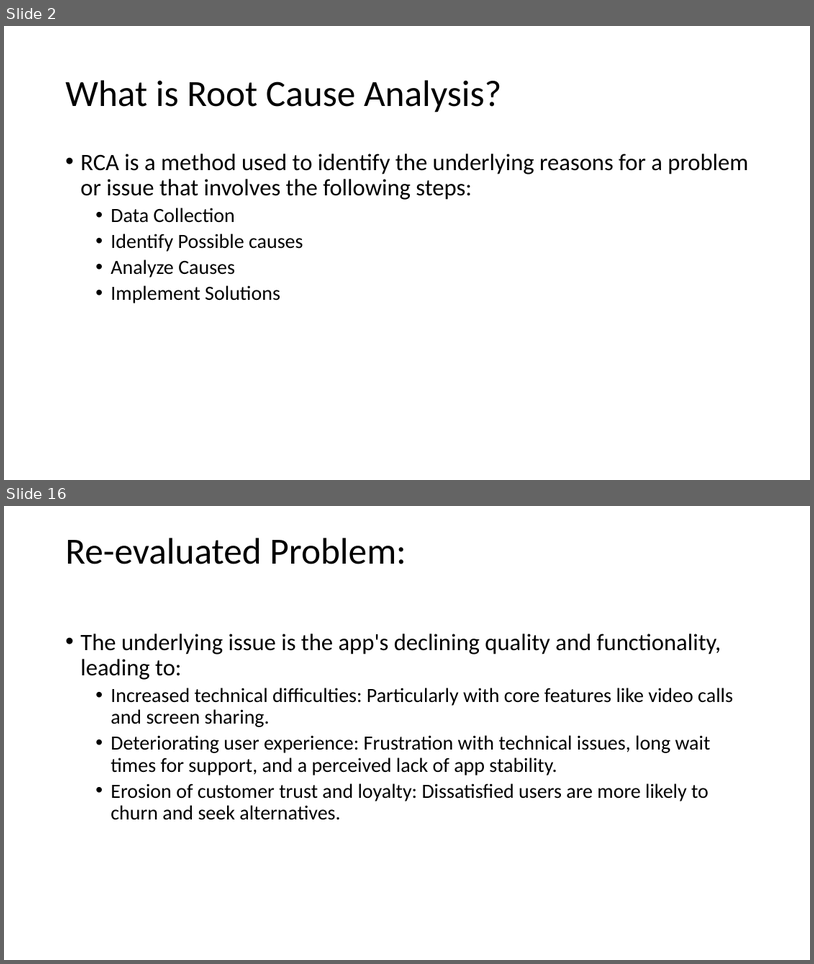
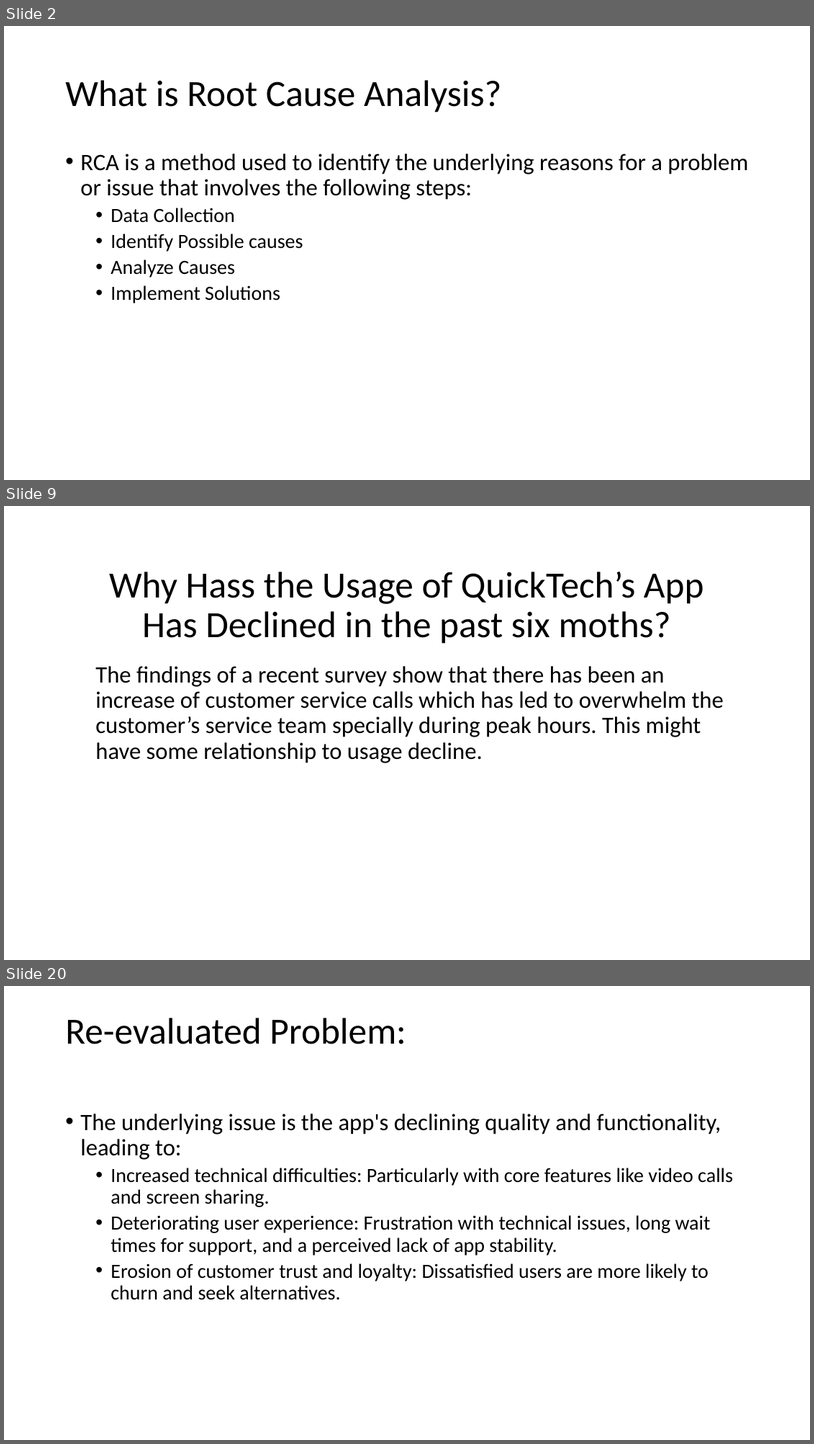
Before and after one commit to Fora1030/data-structures, a slide deck: other/Root Cause Analysis Templates (1).pptx. Shown one above the other, each under a label of ours: slides 2 and 16 before the commit, slides 2, 9 and 20 after it; the slides between them are not shown. The pictures are 814x964 and 814x1444 pixels, drawn with LibreOffice and Linux fonts; fonts in the diff are those of the drawing. Boxes give left, top, right and bottom in pixels: in the first picture for what was removed or moved away, otherwise in the second. Text is boxed around its words. In the diff, an @@ line names an element or a change of style, - is before the commit and + after.

```diff
--- a/other/Root Cause Analysis Templates (1).pptx
+++ b/other/Root Cause Analysis Templates (1).pptx
@@ slide 9 added at (4,506,810,960), background #FFFFFF @@
@@ title added at (109,572,705,644), 44 pt, text #000000 @@
+Why Hass the Usage of QuickTech’s App
+Has Declined in the past six moths?
@@ text added at (95,666,724,763), 28 pt, text #000000 @@
+  The findings of a recent survey show that there has been an increase of customer service calls which has led to overwhelm the customer’s service team specially during peak hours. This might have some relationship to usage decline.
@@ what was slide 16 is now slide 20 @@
```
Also in this commit, not shown: 14 slides changed, 3 other slides added, 1 other file.
